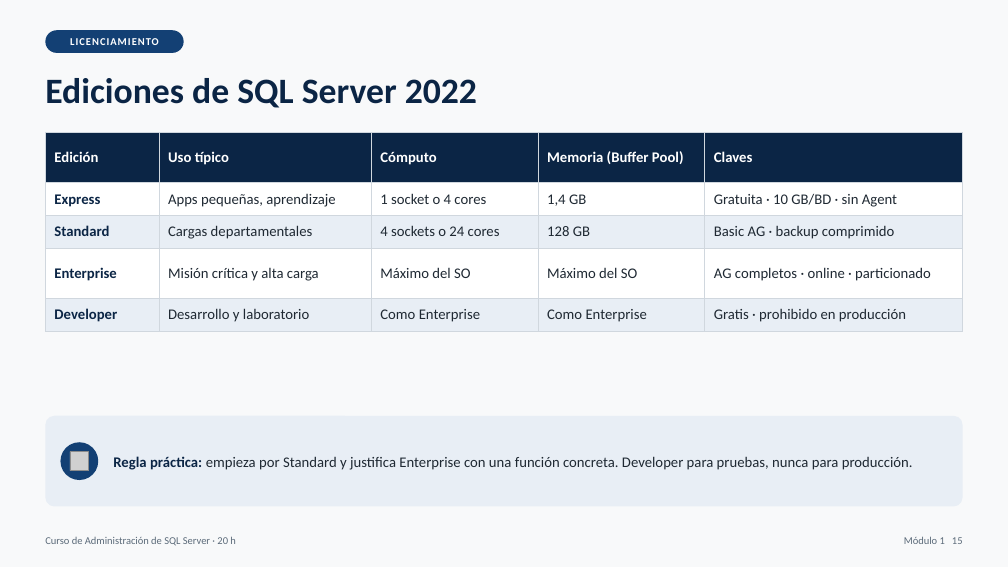
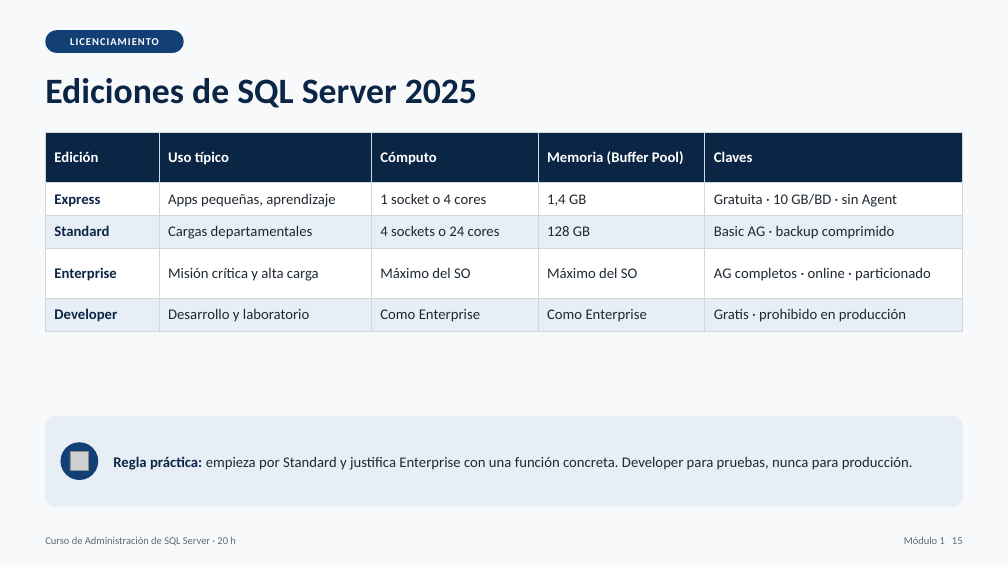
Before and after one commit to masalinas/training-sqlserver, a slide deck: slide 15 of curso_sql_server_dba_20h.pptx. Drawn at 1008x567 pixels with LibreOffice and Linux fonts; fonts in the diff are those of the drawing; grey boxes stand for pictures. Boxes give left, top, right and bottom in pixels: in the first picture for what was removed or moved away, otherwise in the second. Text is boxed around its words. In the diff, an @@ line names an element or a change of style, - is before the commit and + after.

```diff
--- a/curso_sql_server_dba_20h.pptx
+++ b/curso_sql_server_dba_20h.pptx
@@ text at (45,78,477,108): text changed @@
-Ediciones de SQL Server 2022
+Ediciones de SQL Server 2025
```
Also in this commit, not shown: 67 other slides changed, 1 slide added, 21 other files.
